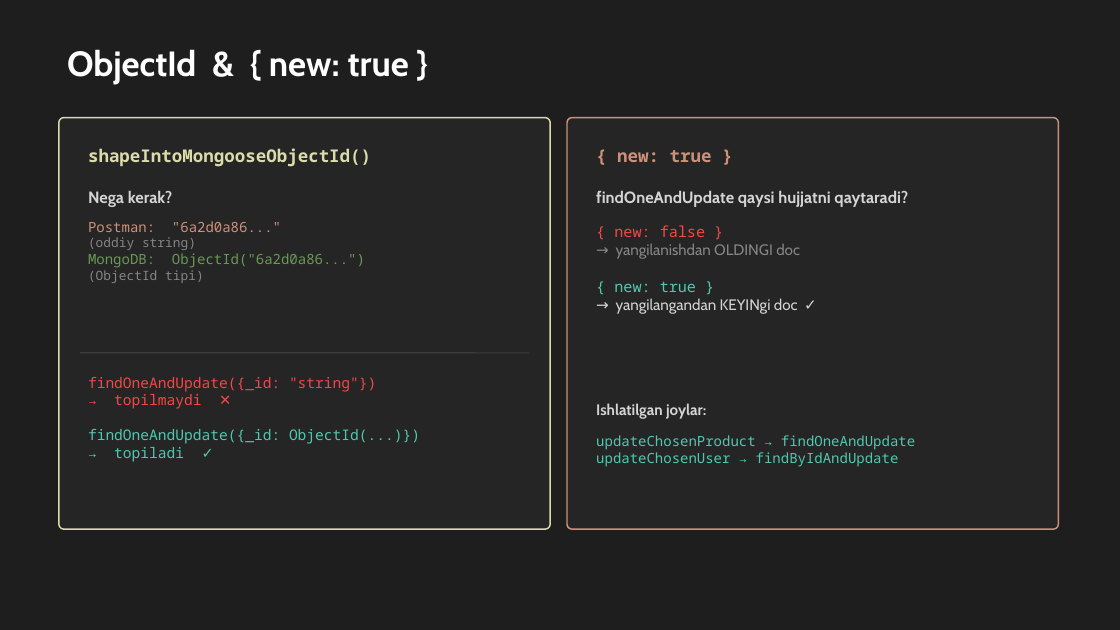
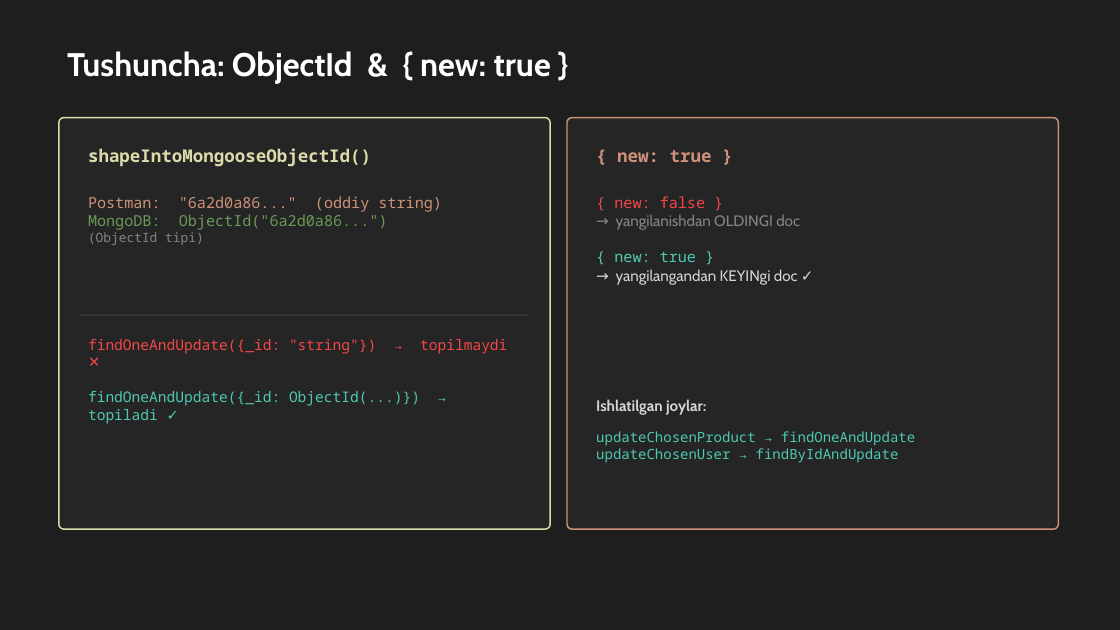
Before and after one commit to khikmat64168-cyber/burak, a slide deck: slide 22 of Burak_API_Tahlili.pptx (slide 17 before the commit). Drawn at 1120x630 pixels with LibreOffice and Linux fonts; fonts in the diff are those of the drawing. Boxes give left, top, right and bottom in pixels: in the first picture for what was removed or moved away, otherwise in the second. Text is boxed around its words. In the diff, an @@ line names an element or a change of style, - is before the commit and + after.

```diff
--- a/Burak_API_Tahlili.pptx
+++ b/Burak_API_Tahlili.pptx
@@ text at bbox=[67, 51, 551, 84]: text changed; size 30 to 28 pt @@
-ObjectId & { new: true }
+Tushuncha: ObjectId & { new: true }
@@ text "Postman: "6a2d0a86..." (oddiy string)": place and size @@
-text "Postman: "6a2d0a86..." (oddiy string)" at bbox=[88, 221, 365, 283]
+text "Postman: "6a2d0a86..." (oddiy string)" at bbox=[88, 196, 442, 245]
@@ text at bbox=[88, 196, 442, 212]: text changed; size 12 to 13 pt @@
-Postman: "6a2d0a86..."
-(oddiy string)
+Postman: "6a2d0a86..." (oddiy string)
@@ text removed at bbox=[88, 190, 173, 207] @@
-Nega kerak?
@@ text "{ new: false }": place and size @@
-text "{ new: false }" at bbox=[614, 225, 800, 314]
+text "{ new: false }" at bbox=[614, 196, 800, 285]
@@ text removed at bbox=[596, 190, 908, 207] @@
-findOneAndUpdate qaysi hujjatni qaytaradi?
@@ text at bbox=[179, 214, 388, 230]: size 12 to 13 pt in "MongoDB: ObjectId("6a2d0a86...")" @@
@@ line moved from (80, 353) - (529, 353) to (80, 315) - (529, 315) @@
@@ text at bbox=[88, 339, 420, 424]: text changed @@
-findOneAndUpdate({_id: "string"})
-→ topilmaydi ✕
-findOneAndUpdate({_id: ObjectId(...)})
-→ topiladi ✓
+findOneAndUpdate({_id: "string"}) → topilmaydi ✕
+findOneAndUpdate({_id: ObjectId(...)}) → topiladi ✓
@@ text "Ishlatilgan joylar:": place and size @@
-text "Ishlatilgan joylar:" at bbox=[596, 403, 706, 419]
+text "Ishlatilgan joylar:" at bbox=[596, 399, 706, 415]
@@ text "updateChosenProduct → findOneAndUpdate": place and size @@
-text "updateChosenProduct → findOneAndUpdate" at bbox=[596, 435, 915, 467]
+text "updateChosenProduct → findOneAndUpdate" at bbox=[596, 431, 915, 463]
```
Also in this commit, not shown: 5 other slides changed, 18 slides added, 13 slides removed, 2 other files.
